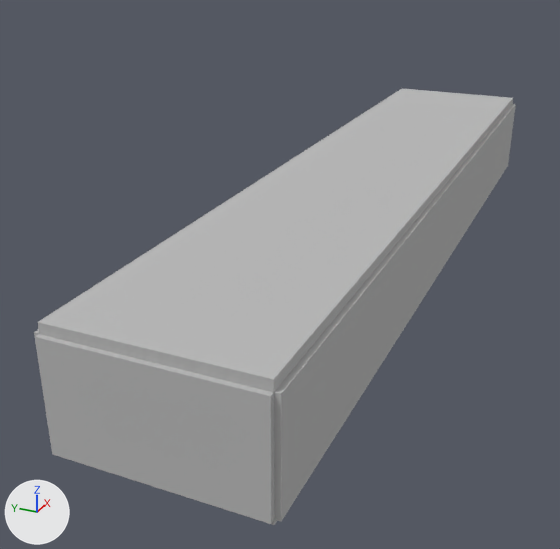
The Blender file interior_level_1304/interior_level.blend, before and after one commit.
Both versions are drawn from a camera (50 mm lens) standing at (-50.6, -21.7, 30.6) and looking at (11.1, 6.1, -0.2). Arrows for +X, +Y and +Z are at lower left; the lights stay in place.
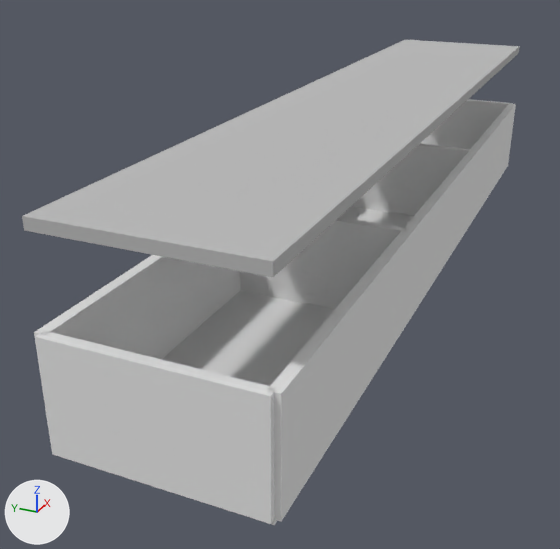
The change, as a list of edits to the scene's bpy script:
```text
Add mat_material_002:
    mat_material_002 = diffuse_material('Material.002')
    mat_material_002.base_color = (0.8, 0.8, 0.8)  # white #e7e7e7
Add mat_material_001:
    mat_material_001 = diffuse_material('Material.001')
    mat_material_001.base_color = (0.8, 0.8, 0.8)  # white #e7e7e7
Add mat_material_004:
    mat_material_004 = diffuse_material('Material.004')
    mat_material_004.base_color = (0.8, 0.8, 0.8)  # white #e7e7e7
Add me_untitled_003:
    me_untitled_003.from_pydata(...)  # 1016 vertices, 1270 faces; spans x 14.37..15.6, y 0.56..4.73, z -1.46..1.25
    me_untitled_003.materials.append(mat_material_002)  # its picture is missing
Add me_untitled_004:
    me_untitled_004.from_pydata(...)  # 1016 vertices, 1270 faces; spans x 14.37..15.6, y 0.56..4.73, z -1.46..1.25
    me_untitled_004.materials.append(mat_material_001)  # its picture is missing
Add me_untitled_006:
    me_untitled_006.from_pydata(...)  # 180 vertices, 204 faces; spans x -15.5..75.5, y -0.5..10.0, z -9.5..9.5
    me_untitled_006.materials.append(mat_material_004)  # its picture is missing
Change ob_pcube26:
    ob_pcube26.location: (-7.33, 0.0, -12.12) -> (-7.33, 0.0, -5.57)
Change ob_pcube25:
    ob_pcube25: bpy.data.objects.new('pCube25', me_untitled) -> bpy.data.objects.new('pCube25', None)
    ob_pcube25.location: (-7.29, 0.0, 0.17) -> (5.18, 2.44, 12.91)
    ob_pcube25.scale: (0.839, 0.839, 0.839) -> (0.0771, 0.0771, 0.0771)
Add ob_pcube41:
    ob_pcube41 = bpy.data.objects.new('pCube41', me_untitled_003)
    ob_pcube41.location = (-7.29, 0.0, 0.2)
    ob_pcube41.rotation_euler = (1.571, 0.0, 0.0)  # degrees (90, 0, 0)
    ob_pcube41.scale = (0.839, 0.839, 0.839)
Add ob_pcube41_001:
    ob_pcube41_001 = bpy.data.objects.new('pCube41.001', me_untitled_004)
    ob_pcube41_001.location = (17.84, 0.0, 0.2)
    ob_pcube41_001.rotation_euler = (1.571, 0.0, 0.0)  # degrees (90, 0, 0)
    ob_pcube41_001.scale = (0.839, 0.839, 0.839)
Add ob_pcube31_002:
    ob_pcube31_002 = bpy.data.objects.new('pCube31.002', me_untitled_006)
    ob_pcube31_002.location = (-7.29, 0.0, 0.17)
    ob_pcube31_002.rotation_euler = (1.571, 0.0, 0.0)  # degrees (90, 0, 0)
    ob_pcube31_002.scale = (0.839, 0.839, 0.839)
```

Boxes [x1, y1, x2, y2] around the edits, measured in the pictures (560 x 549 px):
'pCube26', moved: before [38, 89, 513, 392]; after [22, 40, 520, 277]
'pCube31.002', added: after [34, 99, 516, 525]
'pCube25', no longer drawn: before [34, 104, 516, 525]
'pCube41', added: after [301, 267, 327, 307]
'pCube41.001', added: after [388, 183, 409, 214]
